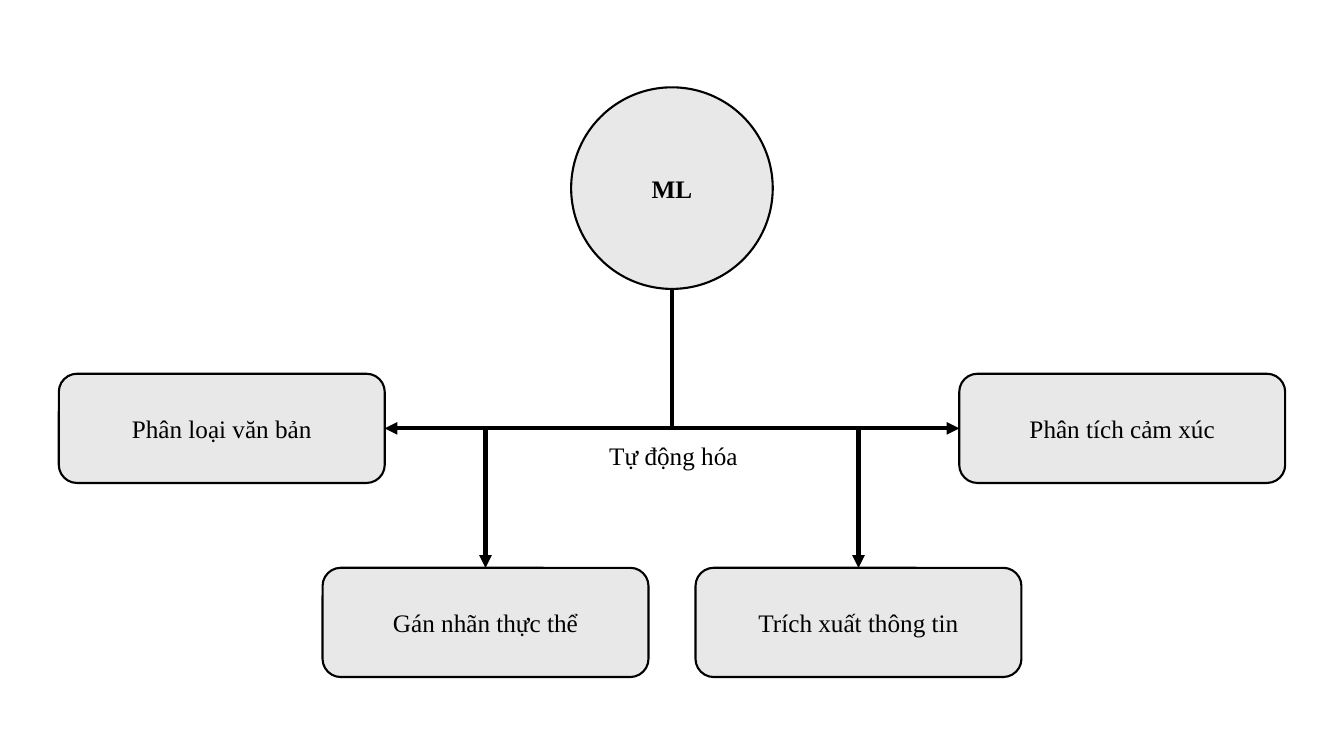
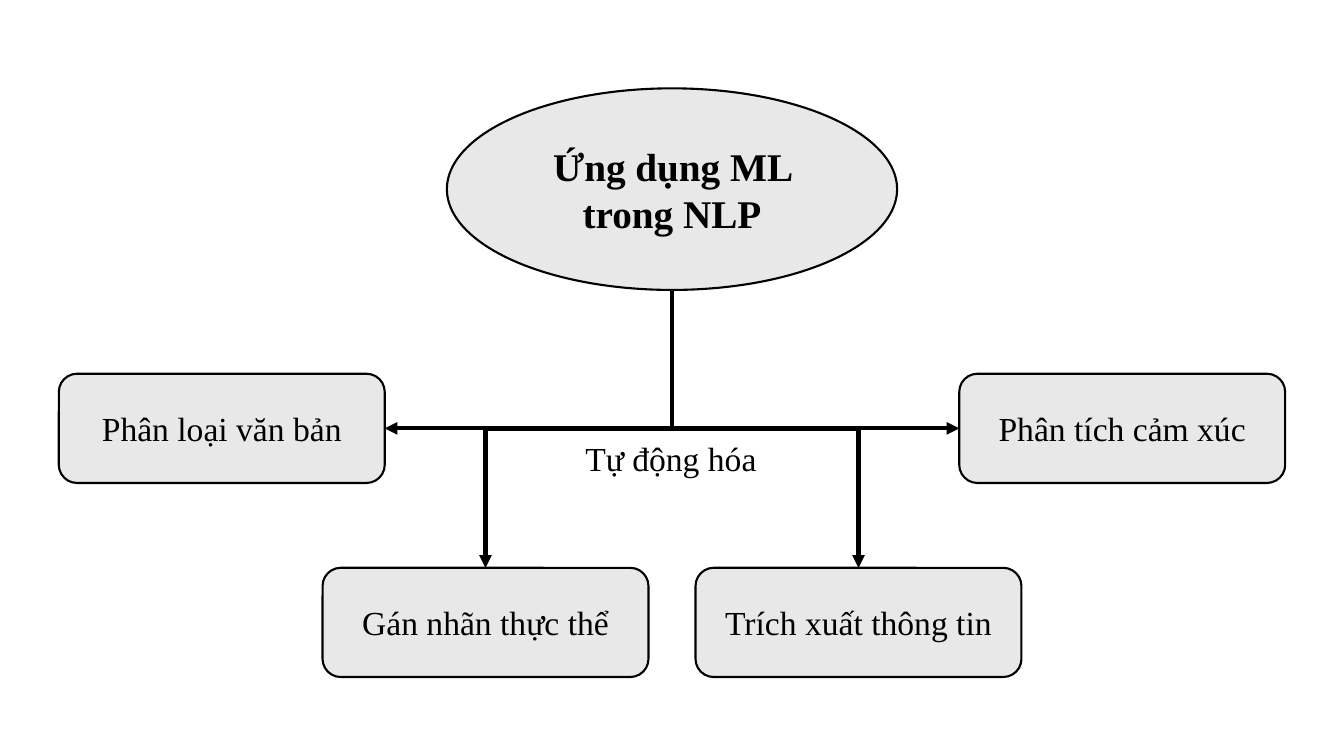
Before and after one commit to ngovanuc/Vietnamese_History_Chatbot, a slide deck: slide 6 of documents/hinh_ve_trong_cao_cao_do_an.pptx (slide 5 before the commit). Drawn at 1344x756 pixels with LibreOffice and Linux fonts; fonts in the diff are those of the drawing. Boxes give left, top, right and bottom in pixels: in the first picture for what was removed or moved away, otherwise in the second. Text is boxed around its words. In the diff, an @@ line names an element or a change of style, - is before the commit and + after.

Commit message:
Update file bao cao va hinh anh: hinh anh gioi thieu va ung dung cua cac cong nghe trong chuong 1

```diff
--- a/documents/hinh_ve_trong_cao_cao_do_an.pptx
+++ b/documents/hinh_ve_trong_cao_cao_do_an.pptx
@@ ellipse "Ứng dụng ML trong NLP": place and size @@
-ellipse "Ứng dụng ML trong NLP" at (572, 88, 773, 289)
+ellipse "Ứng dụng ML trong NLP" at (447, 89, 897, 290)
@@ text in ellipse at (553, 150, 793, 235): text changed; size 18 to 28 pt @@
-ML
+Ứng dụng ML trong NLP
@@ elbow arrow (673, 290) - (486, 568): route changed @@
@@ elbow arrow (673, 290) - (859, 568): route changed @@
@@ size 18 to 24 pt in 5 elements at (960, 374, 1286, 483), (58, 374, 384, 483), (696, 568, 1021, 677), (323, 568, 648, 677), (585, 447, 757, 478) @@
@@ text "Tự động hóa": place and size @@
-text "Tự động hóa" at (609, 447, 737, 471)
+text "Tự động hóa" at (585, 447, 757, 478)
```
Also in this commit, not shown: 3 other slides changed, 6 slides added, 1 other file.
